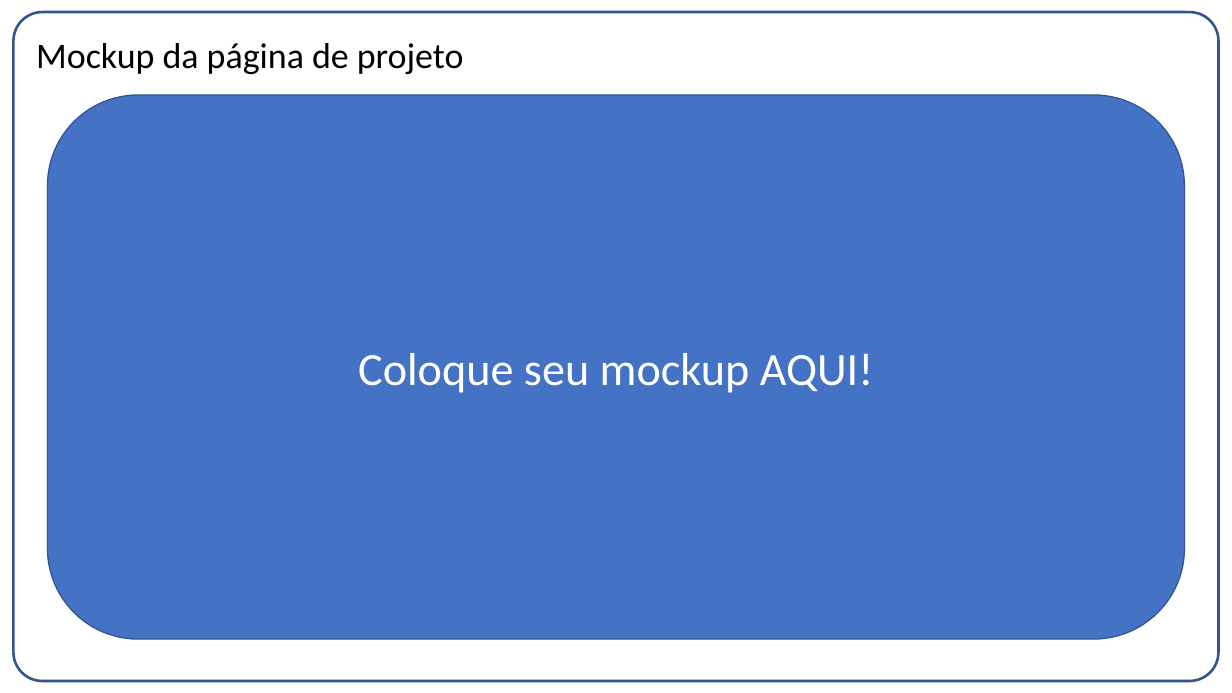
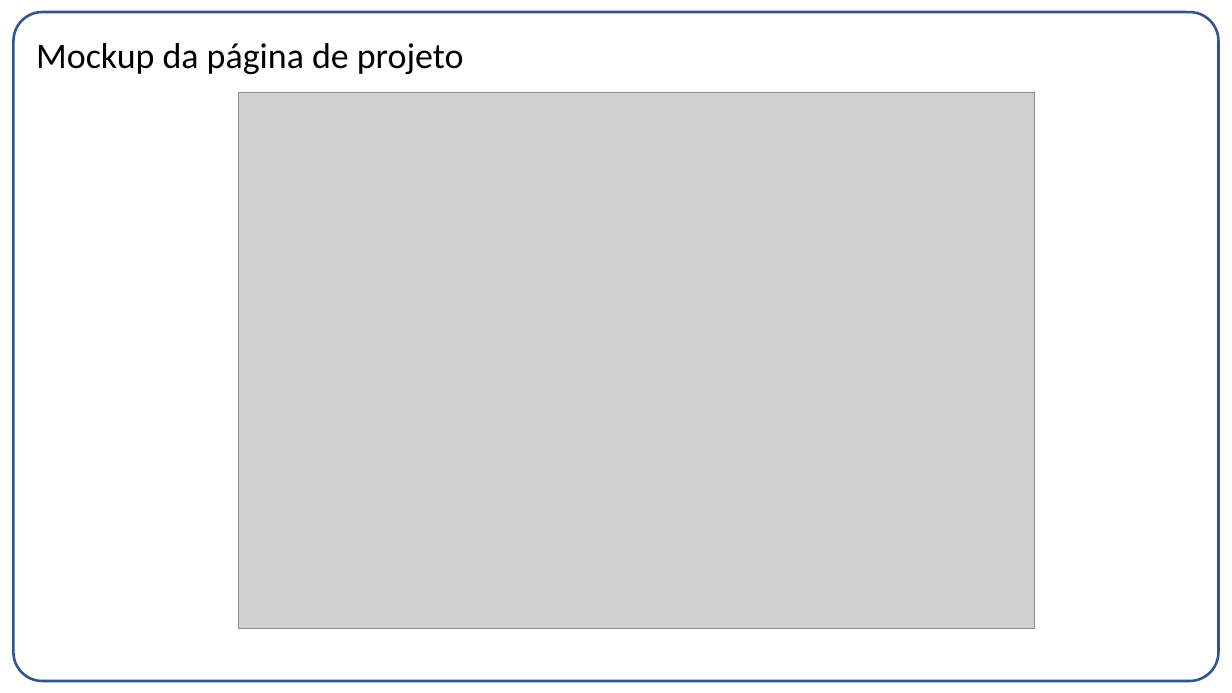
Before and after one commit to gabrielvf1/Co-Design-Projeto-1, a slide deck: slide 4 of Entrega03.pptx. Drawn at 1232x693 pixels with LibreOffice and Linux fonts; fonts in the diff are those of the drawing; grey boxes stand for pictures. Boxes give left, top, right and bottom in pixels: in the first picture for what was removed or moved away, otherwise in the second. Text is boxed around its words. In the diff, an @@ line names an element or a change of style, - is before the commit and + after.

```diff
--- a/Entrega03.pptx
+++ b/Entrega03.pptx
@@ rounded rectangle removed at [47,95,1185,640] @@
-Coloque seu mockup AQUI!
@@ picture added at [238,92,1035,628] @@
```
Also in this commit, not shown: 2 other slides changed, 7 slides added, 3 slides removed, 8 other files.
